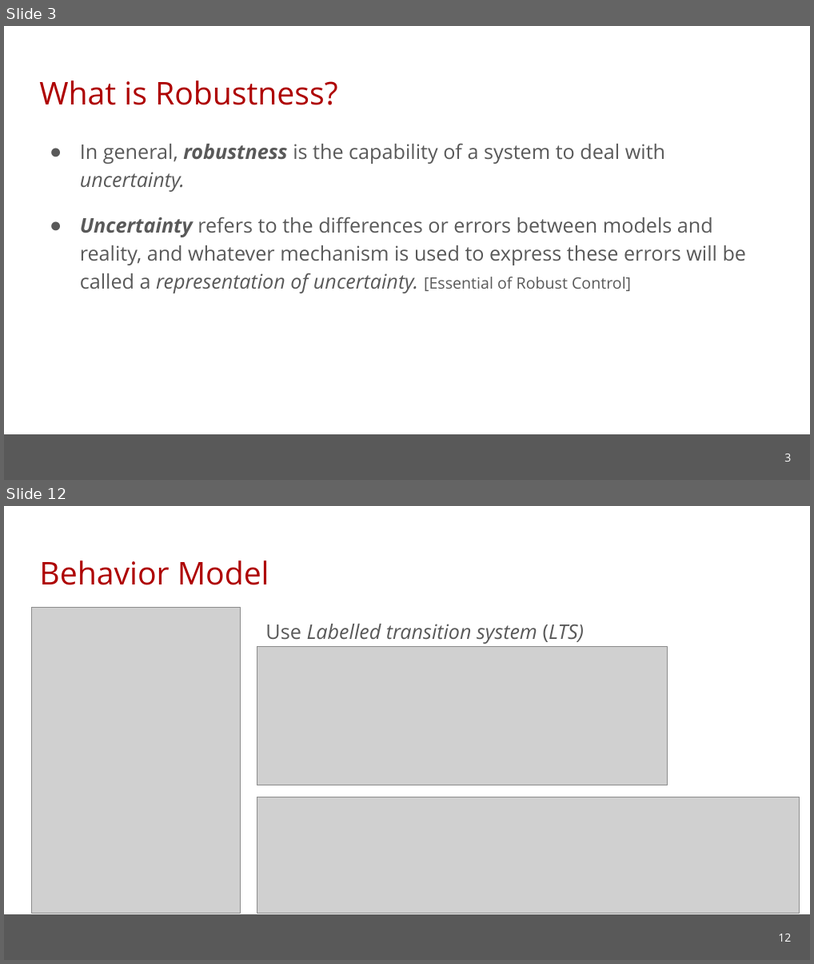
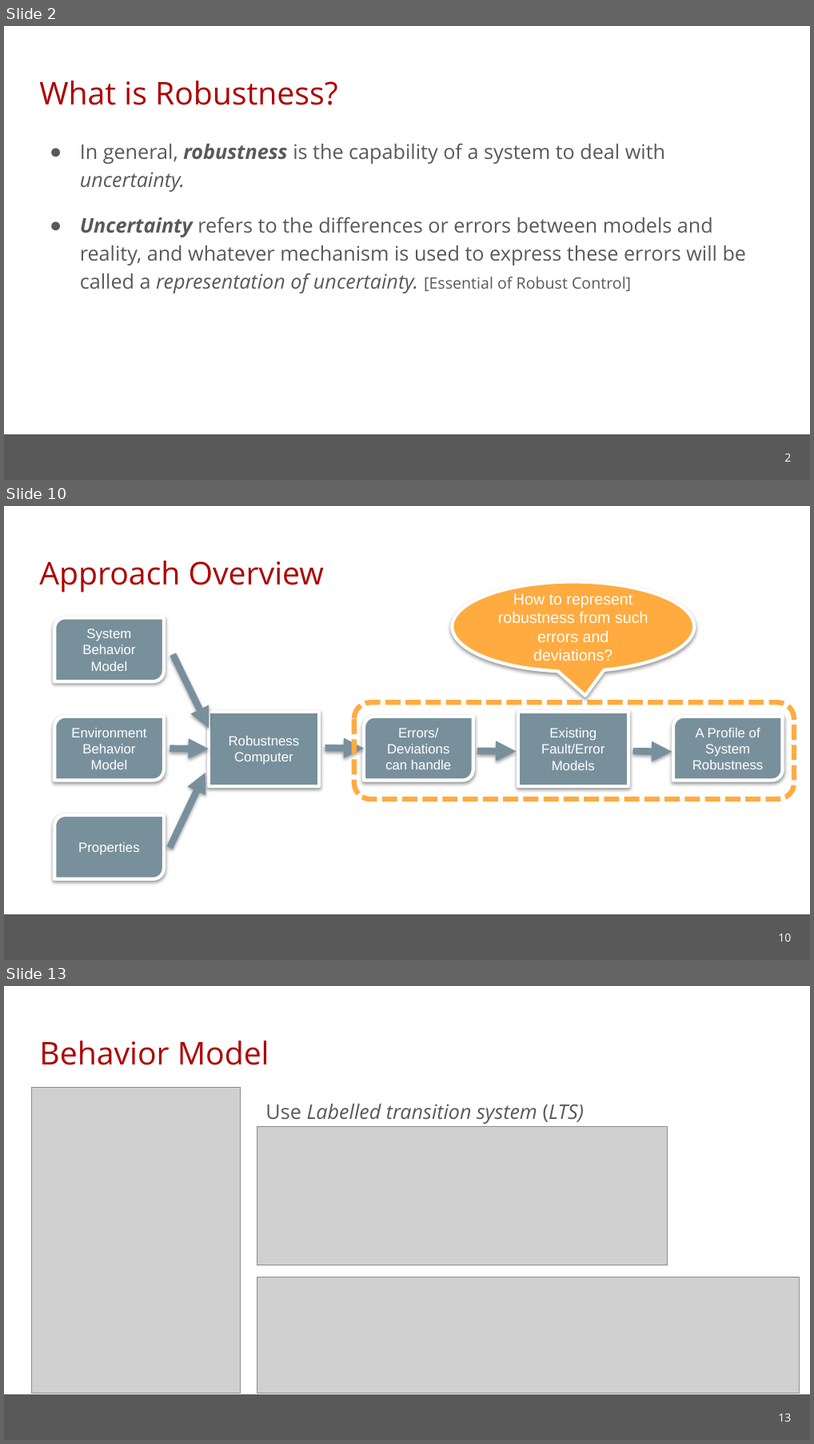
Before and after one commit to cmu-soda/Robustness, a slide deck: Robustness-SSSG.pptx. Shown one above the other, each under a label of ours: slides 3 and 12 before the commit, slides 2, 10 and 13 after it; the slides between them are not shown. The pictures are 814x964 and 814x1444 pixels, drawn with LibreOffice and Linux fonts; fonts in the diff are those of the drawing; grey boxes stand for pictures; background and template pictures are left out. Boxes give left, top, right and bottom in pixels: in the first picture for what was removed or moved away, otherwise in the second. Text is boxed around its words. In the diff, an @@ line names an element or a change of style, - is before the commit and + after.

```diff
--- a/Robustness-SSSG.pptx
+++ b/Robustness-SSSG.pptx
@@ slide 10 added at <box>4,506,810,960</box>, background #FFFFFF; not listed: 1 template element that a slide beside it also shows @@
@@ title added at <box>39,560,324,592</box>, 28 pt, text #AE0000 @@
+Approach Overview
@@ speech bubble added at <box>452,582,694,672</box>, fill #FFAB40, outline #FFFFFF 3 pt, 14 pt, text #FFFFFF @@
+How to represent robustness from such errors and deviations?
@@ round diag rect added at <box>55,617,165,681</box>, fill #78909C, outline #FFFFFF 3 pt, 12 pt, text #FFFFFF @@
+System Behavior Model
@@ arrow added from (174, 654) to (209, 728), #78909C 6 pt @@
@@ round diag rect added at <box>55,716,165,780</box>, fill #78909C, outline #FFFFFF 3 pt, 12 pt, text #FFFFFF @@
+Environment Behavior Model
@@ rectangle added at <box>209,712,319,786</box>, fill #78909C, outline #FFFFFF 3 pt, 12 pt, text #FFFFFF @@
+Robustness Computer
@@ rounded rectangle added at <box>354,702,794,799</box>, outline #FFAB40 4.5 pt dashed @@
@@ round diag rect added at <box>365,716,474,780</box>, fill #78909C, outline #FFFFFF 3 pt, 12 pt, text #FFFFFF @@
+Errors/ Deviations can handle
@@ rectangle added at <box>518,712,629,786</box>, fill #78909C, outline #FFFFFF 3 pt, 12 pt, text #FFFFFF @@
+Existing Fault/Error Models
@@ round diag rect added at <box>674,716,783,780</box>, fill #78909C, outline #FFFFFF 3 pt, 12 pt, text #FFFFFF @@
+A Profile of System Robustness
@@ arrow added from (170, 748) to (209, 748), #78909C 6 pt @@
@@ arrow added from (325, 748) to (365, 748), #78909C 6 pt @@
@@ arrow added from (478, 750) to (516, 751), #78909C 6 pt @@
@@ arrow added from (634, 751) to (673, 751), #78909C 6 pt @@
@@ arrow added from (170, 847) to (206, 773), #78909C 6 pt @@
@@ round diag rect added at <box>55,815,165,879</box>, fill #78909C, outline #FFFFFF 3 pt, 12 pt, text #FFFFFF @@
+Properties
@@ page number added at <box>778,933,791,941</box>, 10 pt, text #FFFFFF @@
+10
@@ what was slide 3 is now slide 2 @@
@@ page number at <box>785,453,791,461</box>: text changed @@
-3
+2
@@ what was slide 12 is now slide 13 @@
@@ page number at <box>778,1413,791,1421</box>: text changed @@
-12
+13
```
Also in this commit, not shown: 19 slides changed, 8 other slides added, 13 slides removed.
